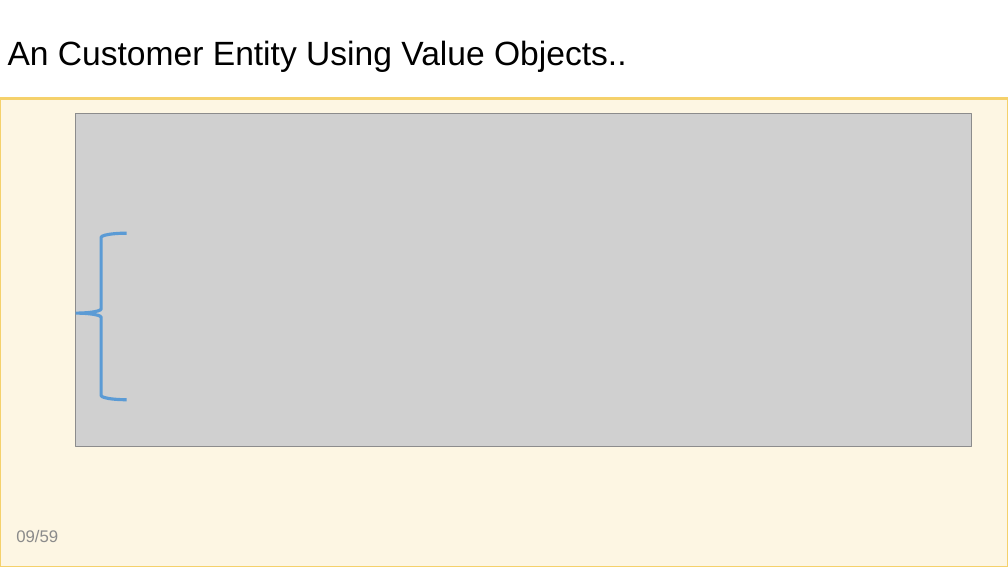
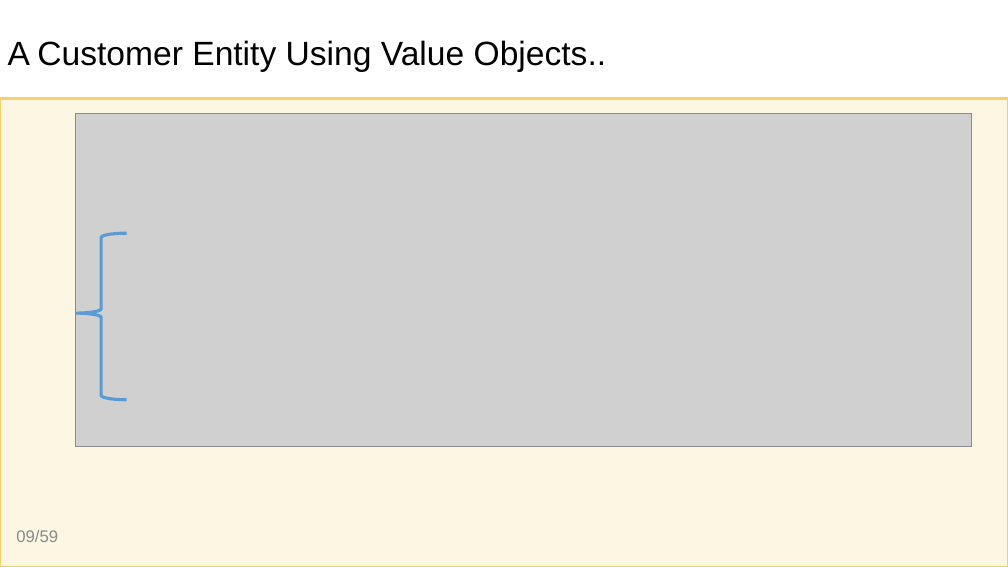
Before and after one commit to ivanpaulovich/betsson-meetup-ddd-tdd, a slide deck: slide 9 of Building Rich Domain Models with DDD and TDD - Ivan Paulovich - Betsson - V15.pptx. Drawn at 1008x567 pixels with LibreOffice and Linux fonts; fonts in the diff are those of the drawing; grey boxes stand for pictures; background and template pictures are left out. Boxes give left, top, right and bottom in pixels: in the first picture for what was removed or moved away, otherwise in the second. Text is boxed around its words. In the diff, an @@ line names an element or a change of style, - is before the commit and + after.

```diff
--- a/Building Rich Domain Models with DDD and TDD - Ivan Paulovich - Betsson - V15.pptx
+++ b/Building Rich Domain Models with DDD and TDD - Ivan Paulovich - Betsson - V15.pptx
@@ title at <box>8,40,606,72</box>: text changed @@
-An Customer Entity Using Value Objects..
+A Customer Entity Using Value Objects..
```
Also in this commit, not shown: 5 other slides changed, 1 other file.
